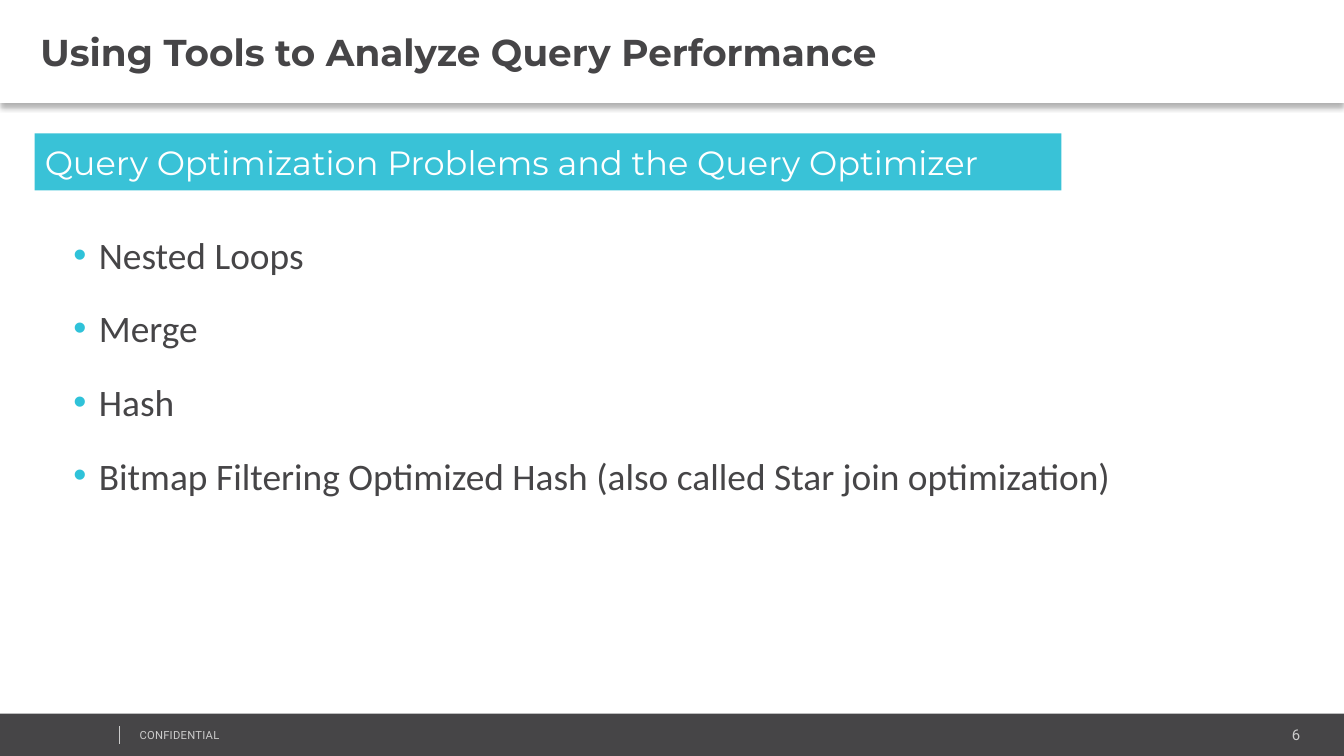
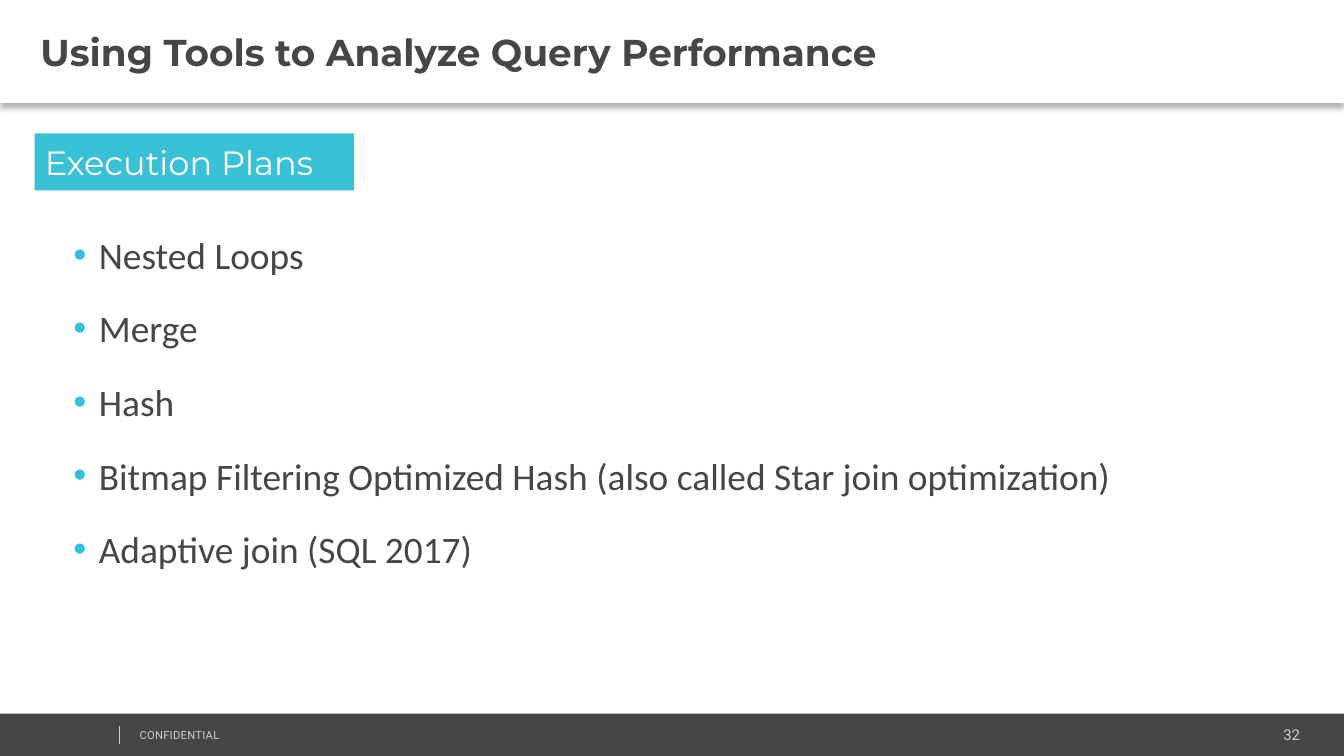
Before and after one commit to AndreyQC/MSBI.Lab, a slide deck: slide 32 of MSBI.Lecture.11/MSBI.Dev.S19E11.pptx (slide 6 before the commit). Drawn at 1344x756 pixels with LibreOffice and Linux fonts; fonts in the diff are those of the drawing; background and template pictures are left out. Boxes give left, top, right and bottom in pixels: in the first picture for what was removed or moved away, otherwise in the second. Text is boxed around its words. In the diff, an @@ line names an element or a change of style, - is before the commit and + after.

```diff
--- a/MSBI.Lecture.11/MSBI.Dev.S19E11.pptx
+++ b/MSBI.Lecture.11/MSBI.Dev.S19E11.pptx
@@ rectangle "Execution Plans": place and size @@
-rectangle "Execution Plans" at [35, 133, 1062, 190]
+rectangle "Execution Plans" at [35, 133, 355, 190]
@@ text in rectangle at [45, 150, 313, 175]: text changed @@
-Query Optimization Problems and the Query Optimizer
+Execution Plans
@@ text at [99, 536, 472, 570]: paragraph added @@
+    • Adaptive join (SQL 2017)
@@ page number at [1283, 729, 1300, 740]: text changed @@
-6
+32
```
Also in this commit, not shown: 7 other slides changed, 5 slides added, 6 slides removed, 22 other files.
